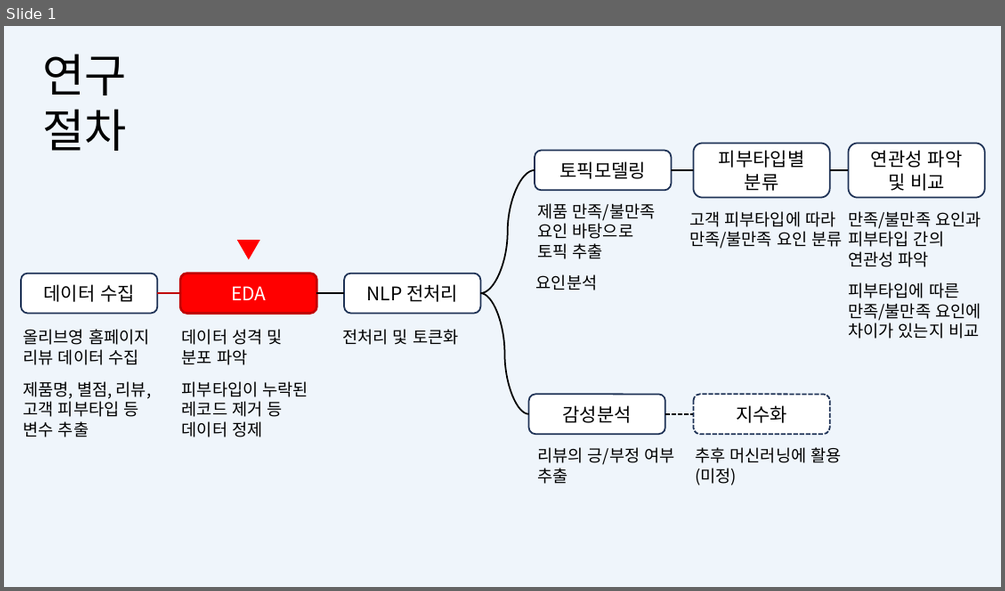
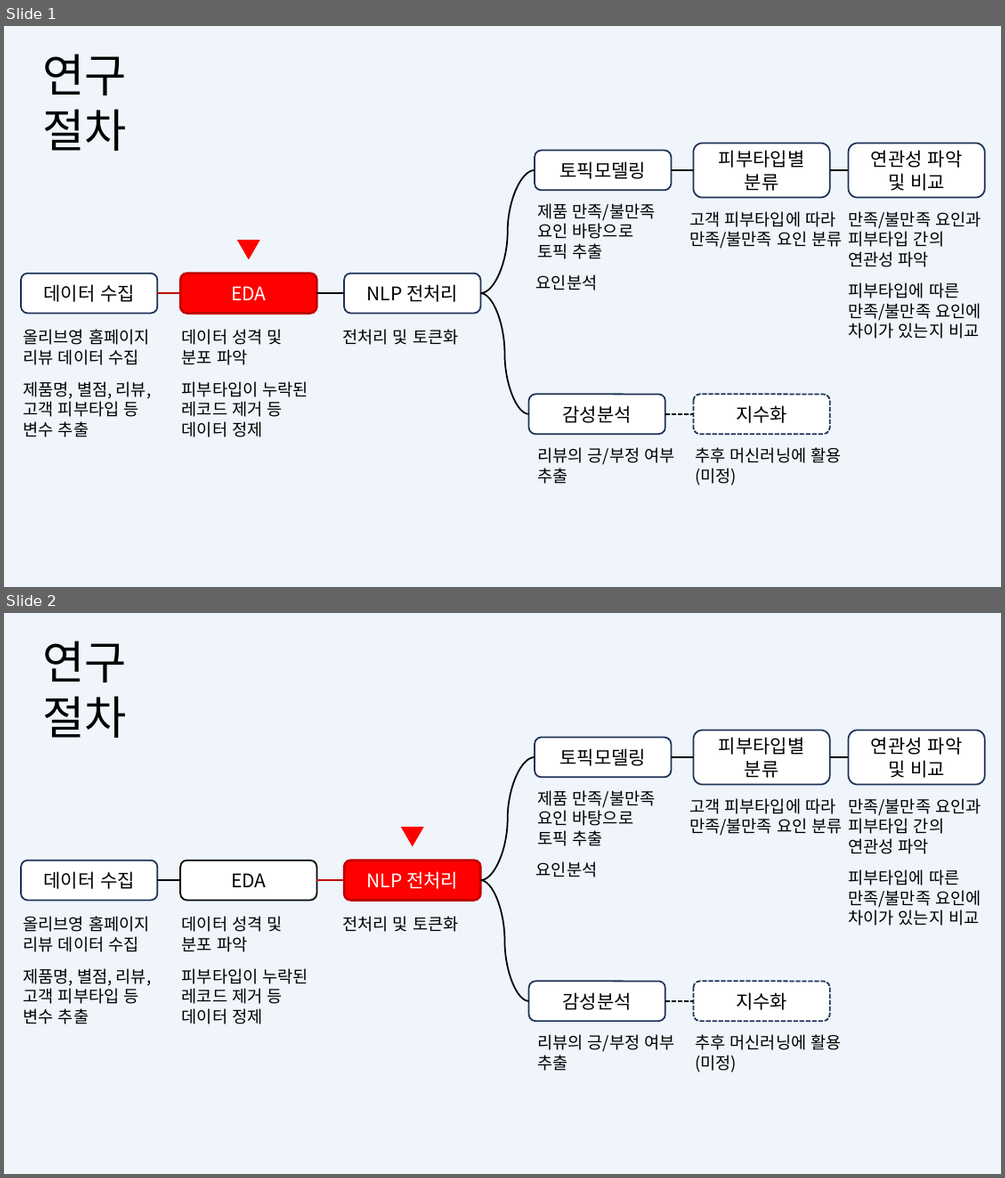
Before and after one commit to Emma10003/DataScience-Coin-MJU, a slide deck: EATsight/2. 주제 선정/연구절차.pptx. Shown one above the other, each under a label of ours: slide 1 before the commit, slides 1 and 2 after it. The pictures are 1005x591 and 1005x1178 pixels, drawn with LibreOffice and Linux fonts; fonts in the diff are those of the drawing. Boxes give left, top, right and bottom in pixels: in the first picture for what was removed or moved away, otherwise in the second. Text is boxed around its words. In the diff, an @@ line names an element or a change of style, - is before the commit and + after.

```diff
--- a/EATsight/2. 주제 선정/연구절차.pptx
+++ b/EATsight/2. 주제 선정/연구절차.pptx
@@ slide 2 added at [4,613,1001,1174], background #FFFFFF @@
@@ rectangle added at [4,613,1001,1174], fill #EFF5FB @@
@@ text added at [42,641,126,738], 44 pt, text #000000 @@
+연구
+절차
@@ rounded rectangle added at [535,737,671,777], fill #FFFFFF, outline #1E3256 1.5 pt, 18 pt, text #000000 @@
+토픽모델링
@@ rounded rectangle added at [694,730,830,785], fill #FFFFFF, outline #1E3256 1.5 pt, 18 pt, text #000000 @@
+피부타입별
+분류
@@ rounded rectangle added at [849,730,985,785], fill #FFFFFF, outline #1E3256 1.5 pt, 18 pt, text #000000 @@
+연관성 파악
+및 비교
@@ curved line added from (480, 880) to (535, 757), #000000 1.5 pt @@
@@ line added from (671, 757) to (694, 757), #000000 1.5 pt @@
@@ line added from (830, 757) to (849, 757), #000000 1.5 pt @@
@@ text added at [537,790,655,846], 16 pt, text #000000 @@
+제품 만족/불만족
+요인 바탕으로
+토픽 추출
@@ text added at [689,798,842,835], 16 pt, text #000000 @@
+고객 피부타입에 따라
+만족/불만족 요인 분류
@@ text added at [848,798,980,854], 16 pt, text #000000 @@
+만족/불만족 요인과
+피부타입 간의
+연관성 파악
@@ triangle added at [401,827,424,847], fill #FF0000 @@
@@ rounded rectangle added at [21,860,157,900], fill #FFFFFF, outline #1E3256 1.5 pt, 18 pt, text #000000 @@
+데이터 수집
@@ rounded rectangle added at [180,860,316,900], fill #FFFFFF, outline #000000 1.5 pt, 18 pt, text #000000 @@
+EDA
@@ rounded rectangle added at [344,860,480,900], fill #FF0000, outline #C00000 2.25 pt, 18 pt, text #FFFFFF @@
+NLP 전처리
@@ text added at [536,861,597,877], 16 pt, text #000000 @@
+요인분석
@@ text added at [848,869,980,925], 16 pt, text #000000 @@
+피부타입에 따른
+만족/불만족 요인에
+차이가 있는지 비교
@@ line added from (157, 880) to (180, 880), #000000 1.5 pt @@
@@ line added from (316, 880) to (344, 880), #C00000 2.25 pt @@
@@ curved line added from (480, 880) to (529, 1001), #000000 1.5 pt @@
@@ text added at [24,916,150,952], 16 pt, text #000000 @@
+올리브영 홈페이지
+리뷰 데이터 수집
@@ text added at [182,916,283,952], 16 pt, text #000000 @@
+데이터 성격 및
+분포 파악
@@ text added at [342,916,458,932], 16 pt, text #000000 @@
+전처리 및 토큰화
@@ text added at [24,968,151,1024], 16 pt, text #000000 @@
+제품명, 별점, 리뷰,
+고객 피부타입 등
+변수 추출
@@ text added at [182,968,308,1024], 16 pt, text #000000 @@
+피부타입이 누락된
+레코드 제거 등
+데이터 정제
@@ rounded rectangle added at [529,981,665,1021], fill #FFFFFF, outline #1E3256 1.5 pt, 18 pt, text #000000 @@
+감성분석
@@ rounded rectangle added at [694,981,830,1021], fill #FFFFFF, outline #1E3256 1.5 pt dashed, 18 pt, text #000000 @@
+지수화
@@ line added from (665, 1001) to (694, 1001), #000000 1.5 pt dashed @@
@@ text added at [537,1034,675,1070], 16 pt, text #000000 @@
+리뷰의 긍/부정 여부
+추출
@@ text added at [695,1034,841,1072], 16 pt, text #000000 @@
+추후 머신러닝에 활용
+(미정)
```
Also in this commit, not shown: 1 other file.
